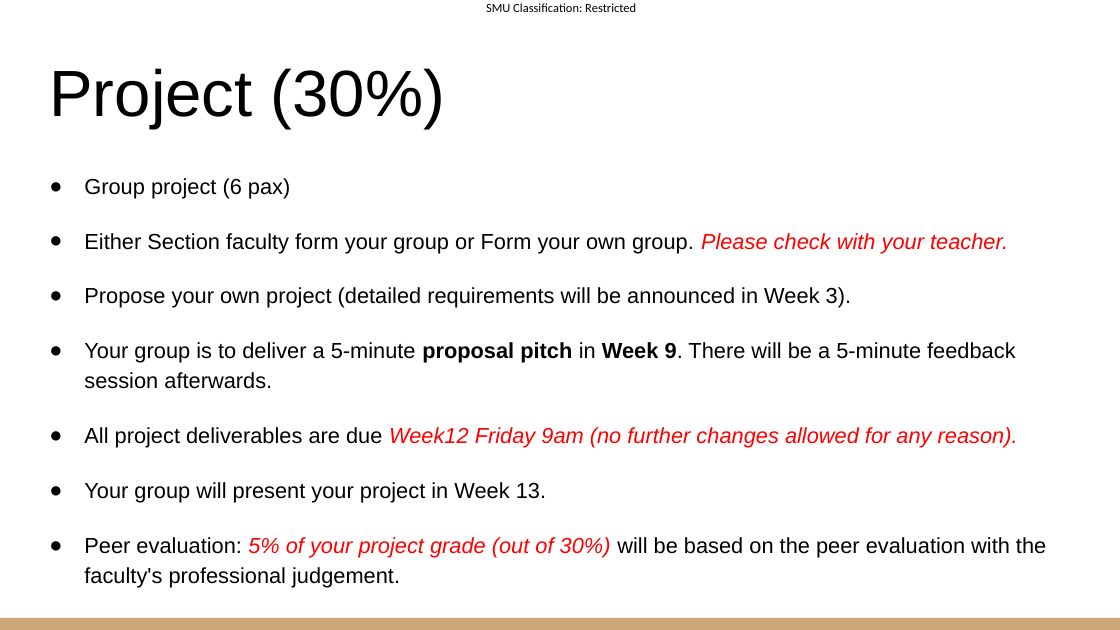
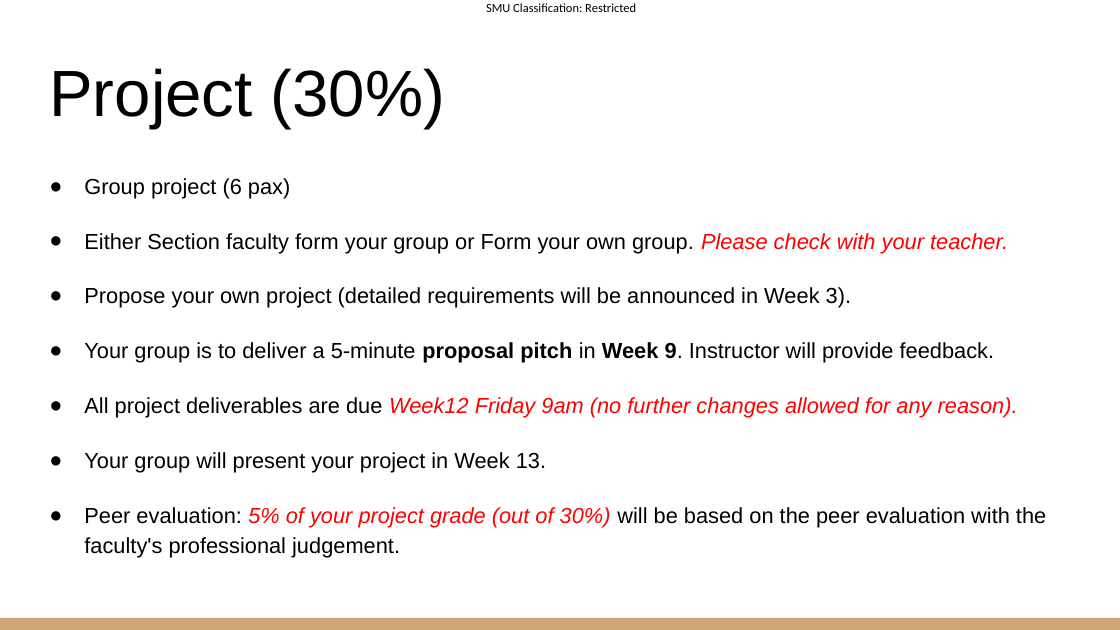
Before and after one commit to marcuschiam2025/IS216-WAD2, a slide deck: slide 16 of Week 1/Week1Slides.pptx (slide 17 before the commit). Drawn at 1120x630 pixels with LibreOffice and Linux fonts; fonts in the diff are those of the drawing. Boxes give left, top, right and bottom in pixels: in the first picture for what was removed or moved away, otherwise in the second. Text is boxed around its words. In the diff, an @@ line names an element or a change of style, - is before the commit and + after.

```diff
--- a/Week 1/Week1Slides.pptx
+++ b/Week 1/Week1Slides.pptx
@@ text at bbox=[84, 342, 995, 363]: text changed @@
-● Your group is to deliver a 5-minute proposal pitch in Week 9. There will be a 5-minute feedback session afterwards.
+● Your group is to deliver a 5-minute proposal pitch in Week 9. Instructor will provide feedback.
```
Also in this commit, not shown: 2 other slides changed, 1 slide added, 4 other files.
